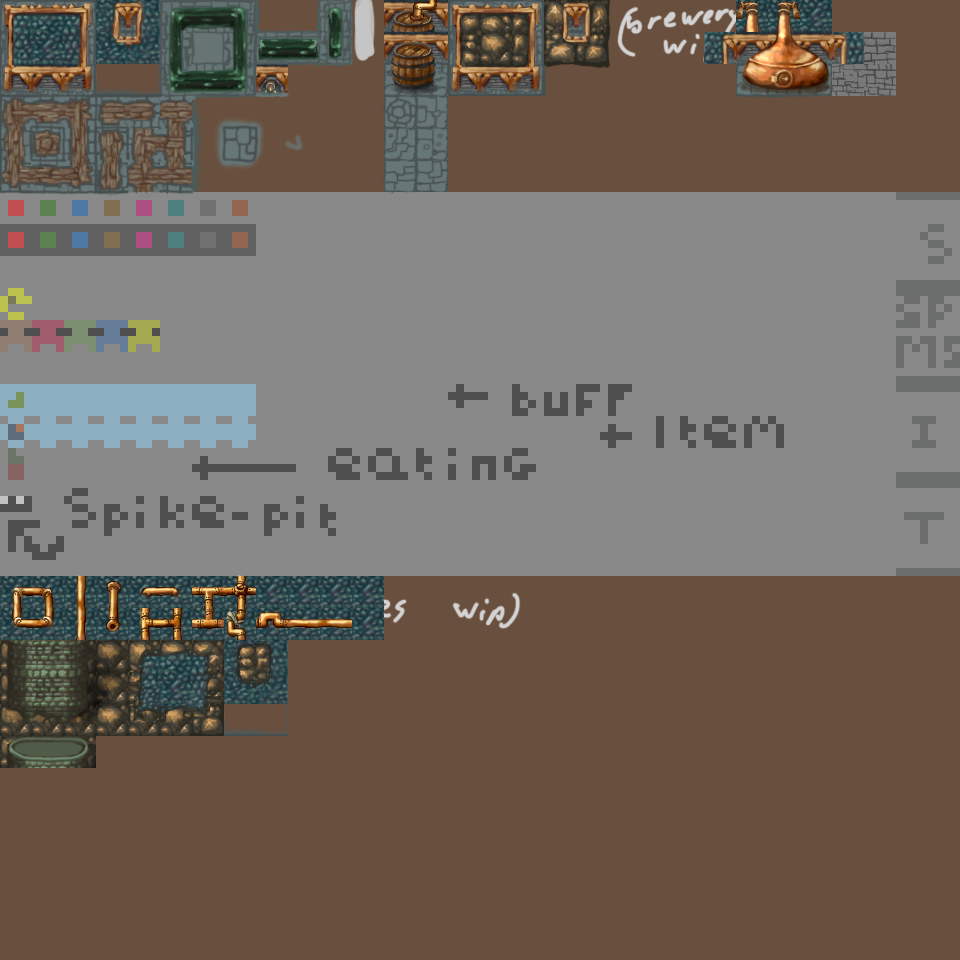
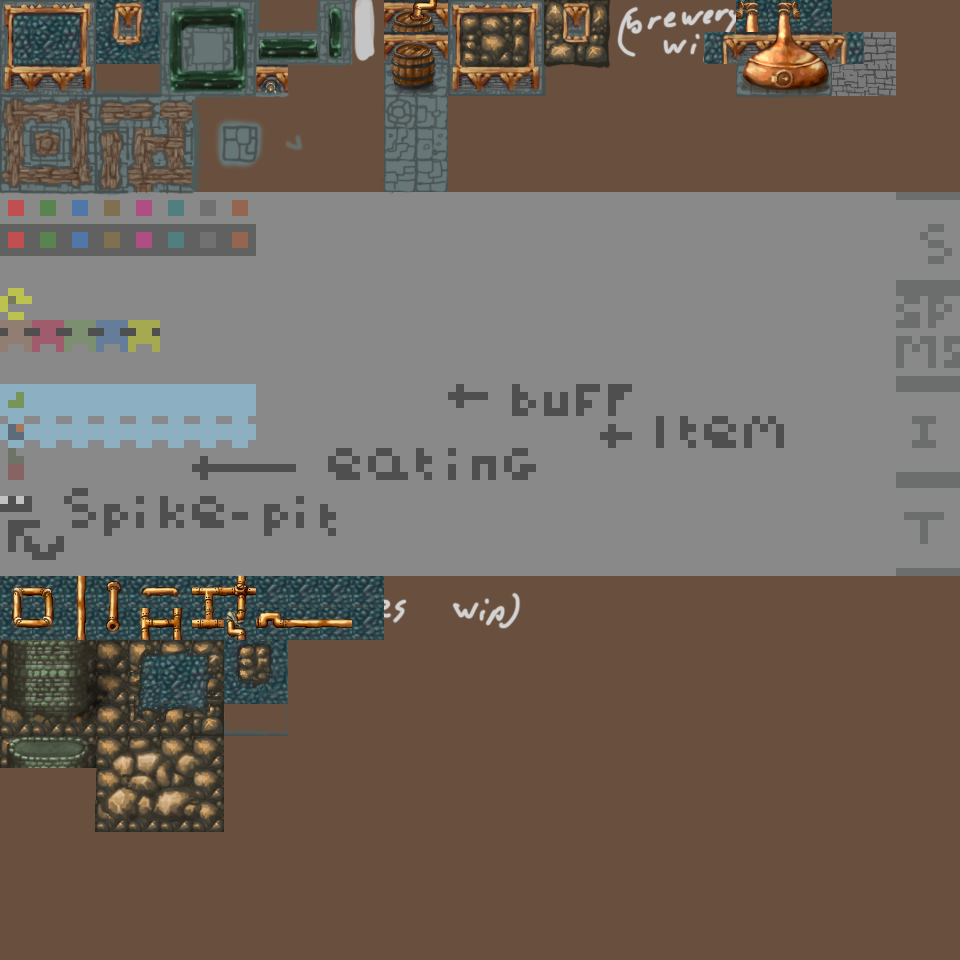
Comparing the layer stacks of the two 960 × 960 images. Changes:
painted on "Layer 51" over (6, 736, 89, 767)
added layer "Layer 47 copy" above "Layer 47" over (95, 736, 224, 832)
